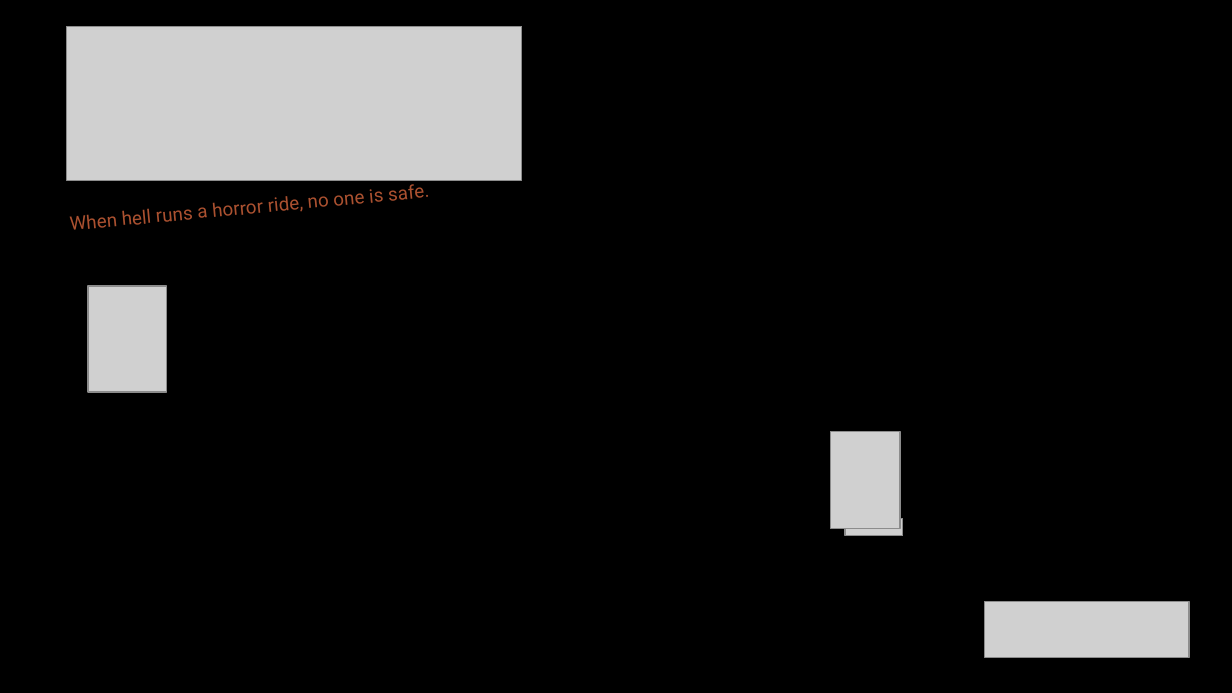
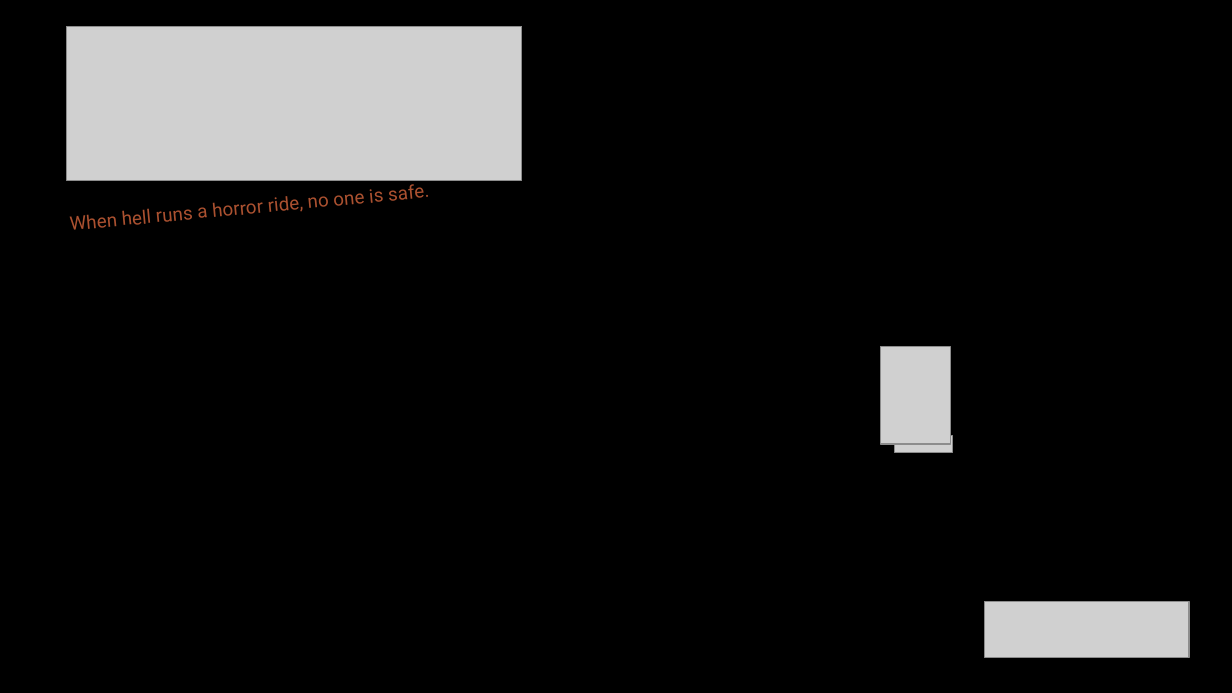
Before and after one commit to diegohcanepa/Remizione, a slide deck: slide 1 of Pitch Deck.pptx. Drawn at 1232x693 pixels with LibreOffice and Linux fonts; fonts in the diff are those of the drawing; grey boxes stand for pictures; background and template pictures are left out. Boxes give left, top, right and bottom in pixels: in the first picture for what was removed or moved away, otherwise in the second. Text is boxed around its words. In the diff, an @@ line names an element or a change of style, - is before the commit and + after.

```diff
--- a/Pitch Deck.pptx
+++ b/Pitch Deck.pptx
@@ picture removed at [89, 286, 166, 392] @@
@@ picture: place and size @@
-picture at [830, 431, 901, 529]
+picture at [881, 346, 951, 444]
@@ picture: place and size @@
-picture at [845, 519, 903, 536]
+picture at [894, 435, 952, 452]
```
Also in this commit, not shown: 1 other slide changed.
